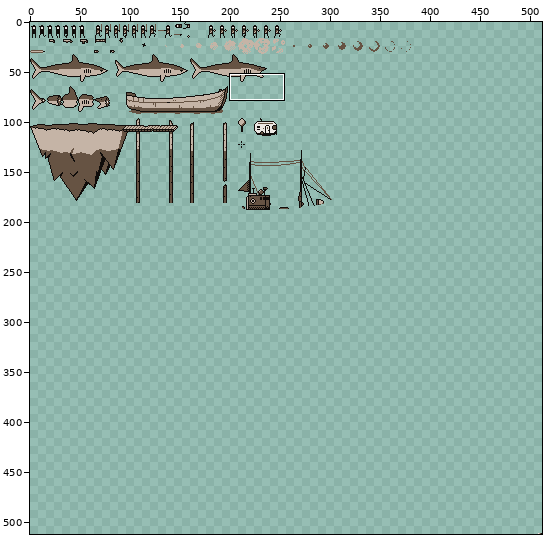
Sprite sheet -- res/tiles.png. The picture above shows the old version from afar; the outline marks the close-up.
Close-up. Before the commit:
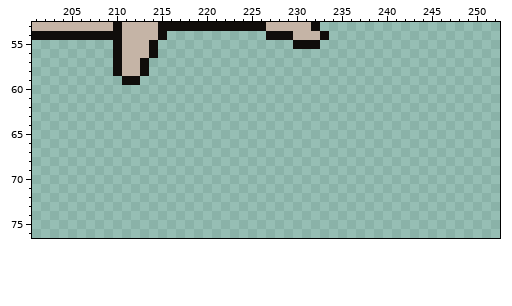
The file is 512x512 pixels. Shown: x 201..252, y 53..76.
The same view after the edit:
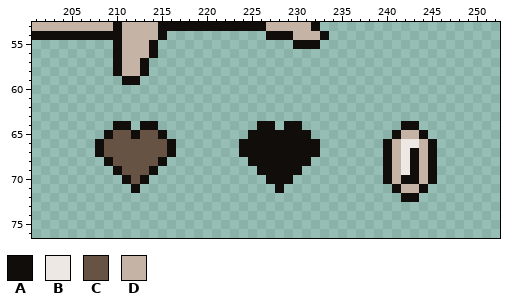
Palette (. is transparent): A #100d0b  B #ede8e4  C #665343  D #c5b4a6
Edits made:
@@ x 201..252 @@
 63 ....................................................
-64 ....................................................
-65 ....................................................
-66 ....................................................
-67 ....................................................
-68 ....................................................
-69 ....................................................
-70 ....................................................
-71 ....................................................
-72 ....................................................
+64 .........AA.AA...........AA.AA...........AA.........
+65 ........ACCACCA.........AAAAAAA.........ADDA........
+66 .......ACCCCCCCA.......AAAAAAAAA.......ADBBDA.......
+67 .......ACCCCCCCA.......AAAAAAAAA.......ADBADA.......
+68 ........ACCCCCA.........AAAAAAA........ADBADA.......
+69 .........ACCCA...........AAAAA.........ADBADA.......
+70 ..........ACA.............AAA..........ADAADA.......
+71 ...........A...............A............ADDA........
+72 .........................................AA.........
 73 ....................................................
